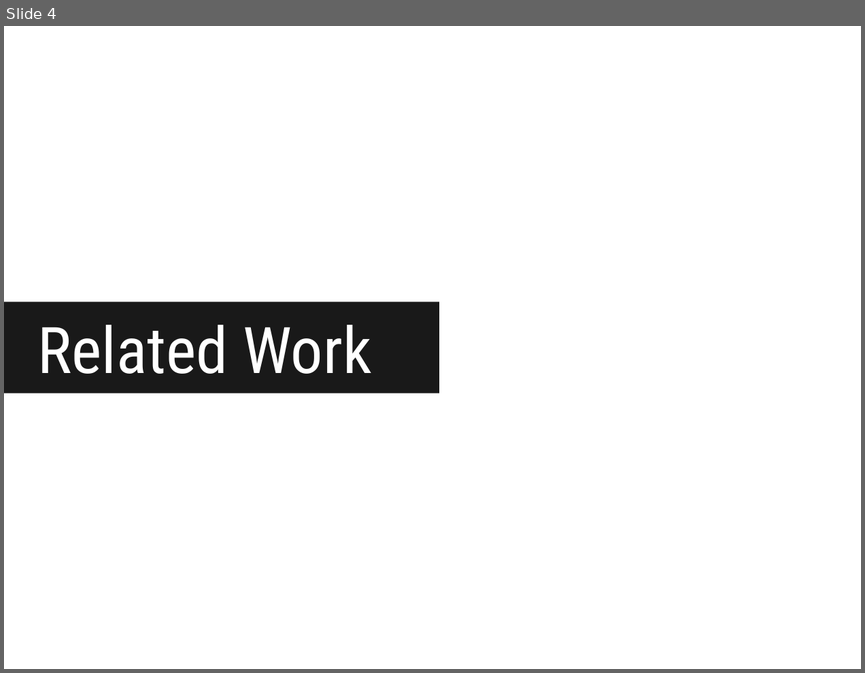
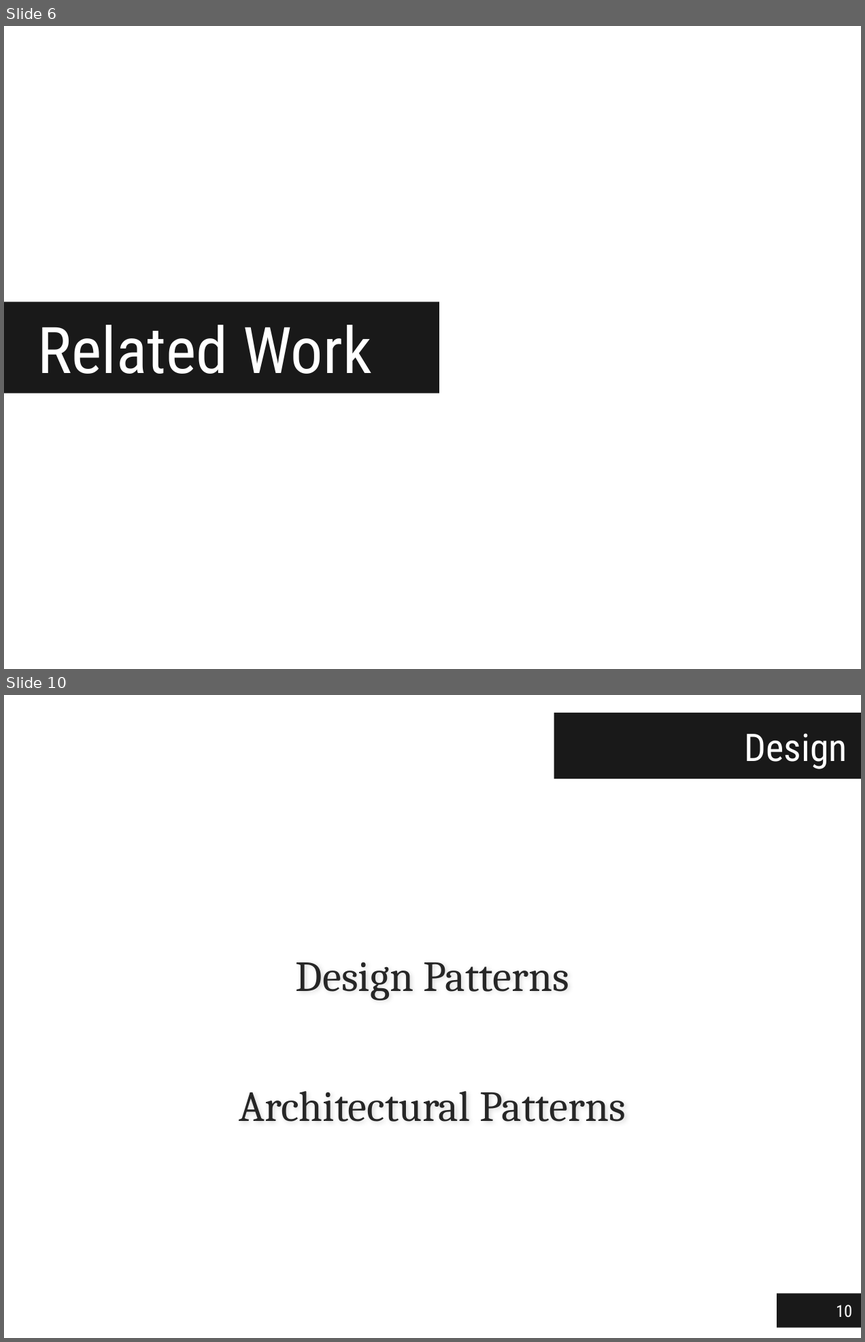
Before and after one commit to jgradim/thesis, a slide deck: presentations/thesis.pptx. Shown one above the other, each under a label of ours: slide 4 before the commit, slides 6 and 10 after it; the slides between them are not shown. The pictures are 865x673 and 865x1342 pixels, drawn with LibreOffice and Linux fonts; fonts in the diff are those of the drawing; background and template pictures are left out. Boxes give left, top, right and bottom in pixels: in the first picture for what was removed or moved away, otherwise in the second. Text is boxed around its words. In the diff, an @@ line names an element or a change of style, - is before the commit and + after.

```diff
--- a/presentations/thesis.pptx
+++ b/presentations/thesis.pptx
@@ slide 10 added at [4,695,861,1338], background #FFFFFF @@
@@ title added at [554,713,861,779], fill #000000 at 90% opacity, 32 pt, text #FFFFFF @@
+Design
@@ text added at [239,962,626,1121], 36 pt, text #262626 @@
+Design Patterns
+Architectural Patterns
@@ page number added at [777,1293,861,1327], fill #000000 at 90% opacity, 14 pt, text #FFFFFF @@
+10
@@ what was slide 4 is now slide 6 @@
```
Also in this commit, not shown: 1 slide changed, 5 other slides added.
